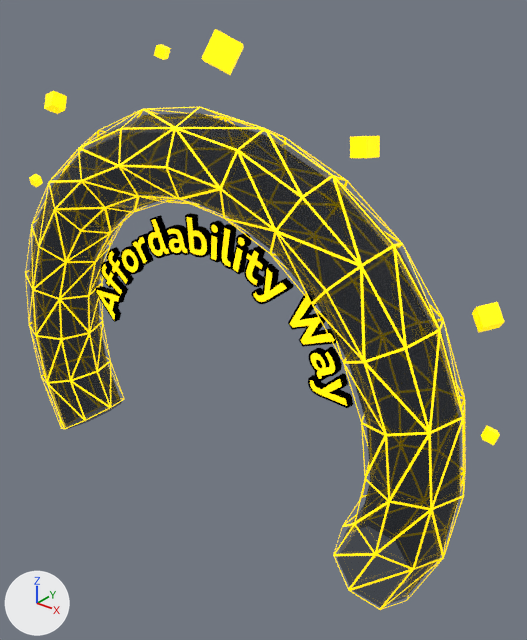
An edit to the FBX model Endless Runner/Assets/3D/TU_Gate_02.fbx, drawn before and after from the same camera.
Both versions are drawn from a camera (50 mm lens) standing at (15.0, -15.2, 14.7) and looking at (2.3, 0.7, 4.9). The axes (+X, +Y, +Z) are drawn at lower left. The lights are the same throughout. The older version comes first. Where no turn or scale is listed for an object, it has been applied to the vertices.

Script lines for the objects in view, before the commit:
```python
me_cube_007 = bpy.data.meshes.new('Cube.007')
me_cube_007.from_pydata(...)  # 56 vertices, 42 faces; spans x -7.9..10.2, y -0.6..0.7, z 4.1..13.3
me_cube_007.materials.append(mat_gate_aw)  # yellow #fcd800, glowing yellow #fcd800
me_curve_001 = bpy.data.meshes.new('Curve.001')
me_curve_001.from_pydata(...)  # 4193 vertices, 4187 faces; spans x -4.94..5.97, y 0.0..0.22, z 3.18..7.96
# faces by material slot: [1385, 2802]
me_curve_001.materials.append(mat_gate_aw)  # yellow #fcd800, glowing yellow #fcd800
me_curve_001.materials.append(mat_material)  # black #000000
me_torus_002 = bpy.data.meshes.new('Torus.002')
me_torus_002.from_pydata(...)  # 1808 vertices, 2320 faces; spans x -8.5..9.6, y -1.4..1.5, z -2.4..11.2
me_torus_002.materials.append(mat_gate_aw)  # yellow #fcd800, glowing yellow #fcd800
ob_aw = bpy.data.objects.new('AW', me_curve_001)
ob_aw.location = (0.0, 0.0, 0.0)
ob_cube_007 = bpy.data.objects.new('Cube.007', me_cube_007)
ob_cube_007.location = (0.0, 0.0, 0.0)
ob_wireframe_001 = bpy.data.objects.new('wireframe.001', me_torus_002)
ob_wireframe_001.location = (0.0, 0.0, 0.0)
# also in view: 'interior.001' at (0.6, 0.1, 4.4)
```
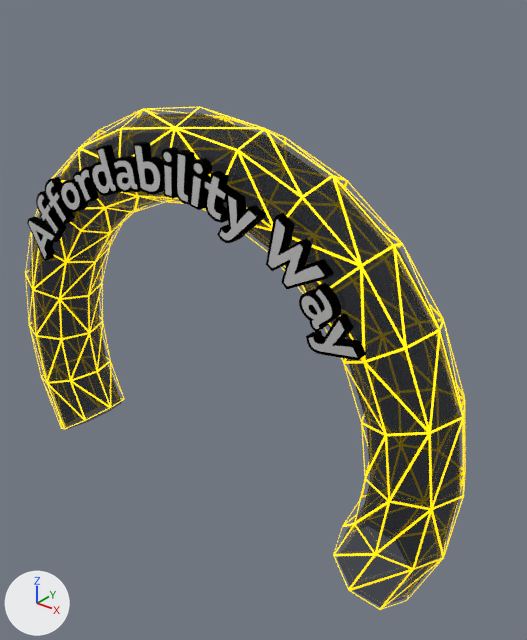
The newer file is also turned or shifted as a whole; pictures and numbers use the older file's frame.

What the commit changed:
Material 'Gate_Metallic' (mat_gate_metallic) is new.
Its base color is (1.0, 1.0, 1.0) (white #ffffff).
Its metallic is 0.75.
Its roughness is 0.3.
Mesh me_text_001 is new.
It has 1827 vertices, 1803 faces and spans x -6.6..6.6, y -1.67..-1.38, z 5.72..10.38.
Faces by material slot: [585, 1218].
It uses material mat_gate_metallic (white #ffffff).
It uses material mat_material (black #000000).
Object 'AW' (ob_aw) is deleted.
Object 'Cube.007' (ob_cube_007) is deleted.
Object 'aw' (ob_aw_1) is new; it shows me_text_001.
Its location is (0.58, 0.0, 0.0).

Location of each change, (x1, y1, x2, y2) in pixels of the pictures (527 x 640 px):
'aw', added: after (27, 142, 366, 360)
    faces in mat_material (black #000000): (27, 142, 366, 360)
    faces in mat_gate_metallic (white #ffffff): (29, 146, 357, 357)
'AW', deleted: before (95, 213, 353, 408)
    faces in mat_material (black #000000): (95, 213, 353, 408)
    faces in mat_gate_aw (yellow #fcd800, glowing yellow #fcd800): (97, 217, 347, 406)
'Cube.007', deleted: before (29, 29, 504, 445)
